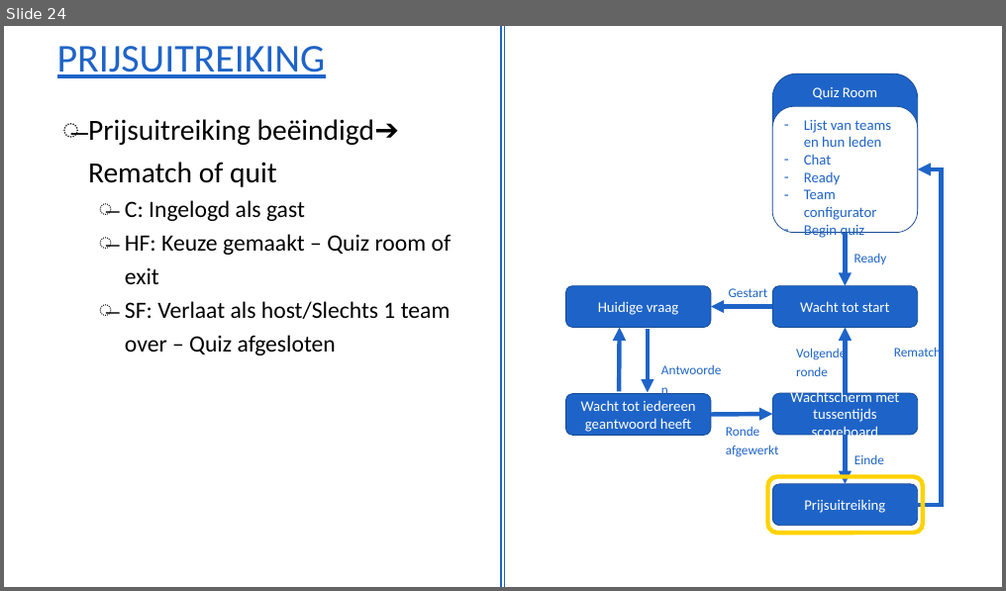
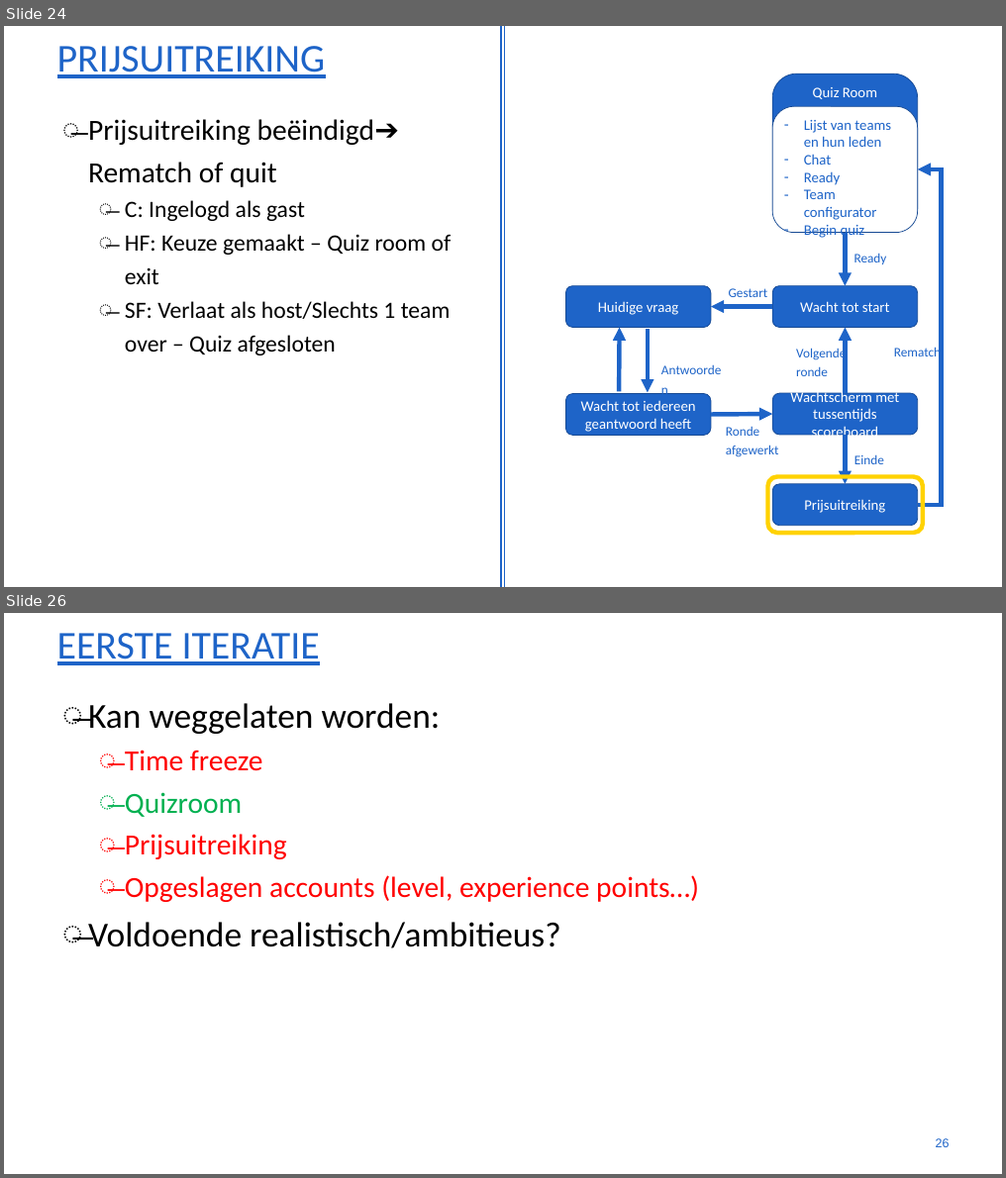
Before and after one commit to gartangh/Software-Development-Project, a slide deck: Analyse.pptx. Shown one above the other, each under a label of ours: slide 24 before the commit, slides 24 and 26 after it; the slides between them are not shown. The pictures are 1006x591 and 1006x1178 pixels, drawn with LibreOffice and Linux fonts; fonts in the diff are those of the drawing; background and template pictures are left out. Boxes give left, top, right and bottom in pixels: in the first picture for what was removed or moved away, otherwise in the second. Text is boxed around its words. In the diff, an @@ line names an element or a change of style, - is before the commit and + after.

```diff
--- a/Analyse.pptx
+++ b/Analyse.pptx
@@ slide 26 added at bbox=[4, 613, 1002, 1174], background #FFFFFF @@
@@ title added at bbox=[57, 633, 320, 665], 54 pt, text #1E64C8, underline @@
+EERSTE ITERATIE
@@ text added at bbox=[88, 703, 699, 949], 40 pt, text #FF0000 @@
+̶ Kan weggelaten worden:
+  ̶ Time freeze
+  ̶ Quizroom
+  ̶ Prijsuitreiking
+  ̶ Opgeslagen accounts (level, experience points…)
+̶ Voldoende realistisch/ambitieus?
@@ page number added at bbox=[936, 1139, 949, 1148], 17.1 pt, text #1E64C8 @@
+26
```
Also in this commit, not shown: 3 other slides added, 1 slide removed, 17 other files.
